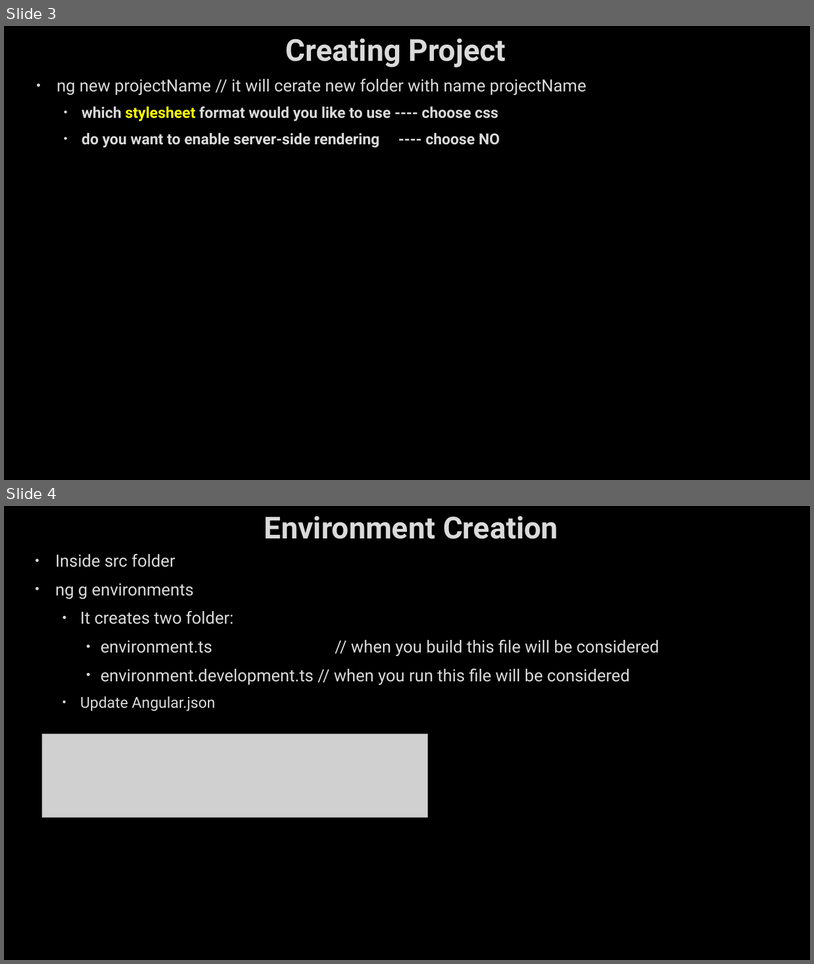
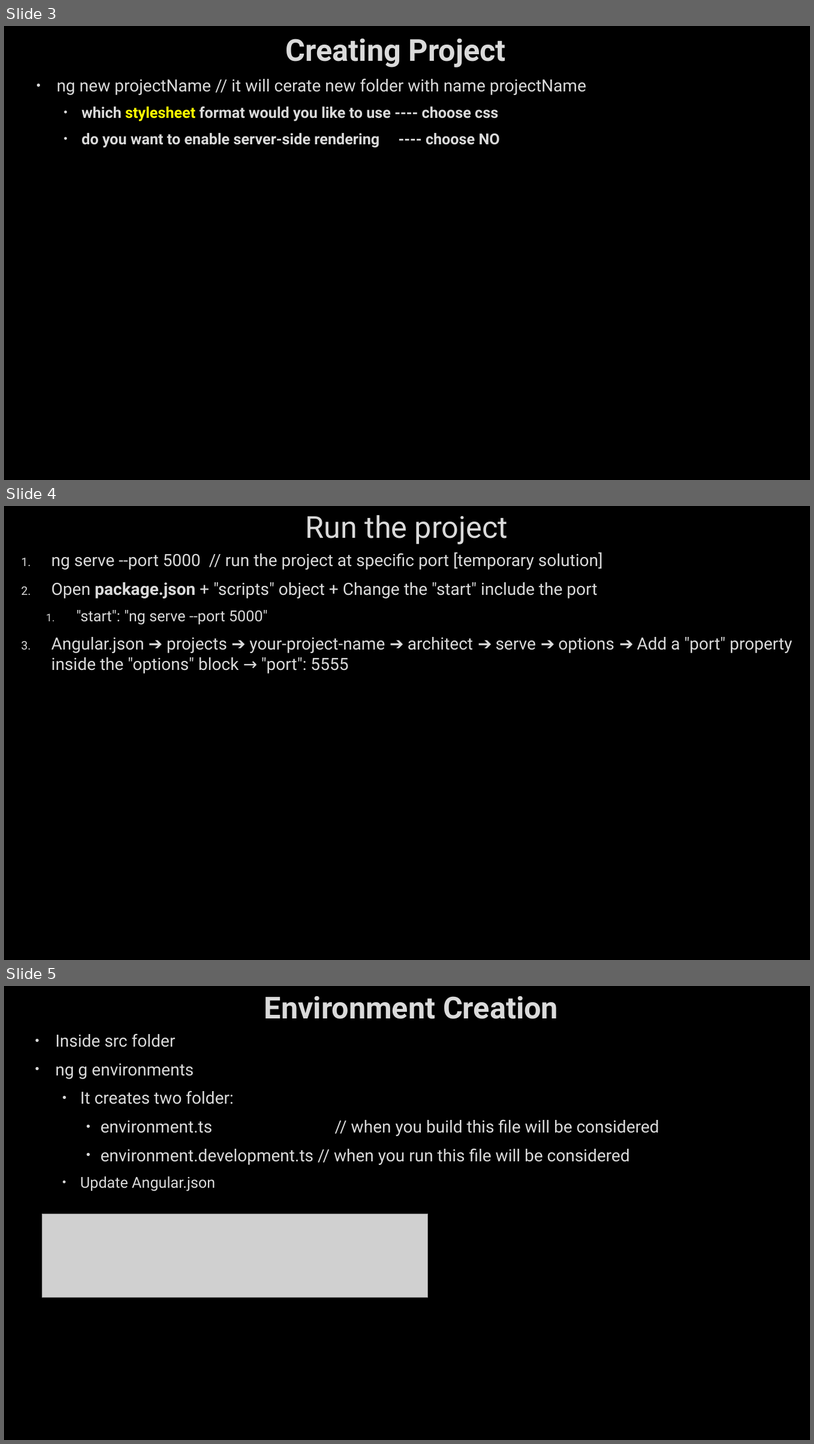
Before and after one commit to AhmedMohamedSamir1/Summary, a slide deck: Angular & type script/Angular.pptx. Shown one above the other, each under a label of ours: slides 3 and 4 before the commit, slides 3, 4 and 5 after it. The pictures are 814x964 and 814x1444 pixels, drawn with LibreOffice and Linux fonts; fonts in the diff are those of the drawing; grey boxes stand for pictures; background and template pictures are left out. Boxes give left, top, right and bottom in pixels: in the first picture for what was removed or moved away, otherwise in the second. Text is boxed around its words. In the diff, an @@ line names an element or a change of style, - is before the commit and + after.

```diff
--- a/Angular & type script/Angular.pptx
+++ b/Angular & type script/Angular.pptx
@@ slide 4 added at bbox=[4, 506, 810, 960], background picture (left out) @@
@@ title added at bbox=[305, 515, 508, 544], 36 pt, text #DADADA @@
+Run the project
@@ text added at bbox=[51, 552, 792, 673], 20 pt, text #DADADA @@
+1. ng serve --port 5000 // run the project at specific port [temporary solution]
+2. Open package.json + "scripts" object + Change the "start" include the port
+  1. "start": "ng serve --port 5000"
+3. Angular.json ➔ projects ➔ your-project-name ➔ architect ➔ serve ➔ options ➔ Add a "port" property inside the "options" block → "port": 5555
@@ what was slide 4 is now slide 5 @@
```
Also in this commit, not shown: 2 slides changed, 24 other slides added, 4 other files.
